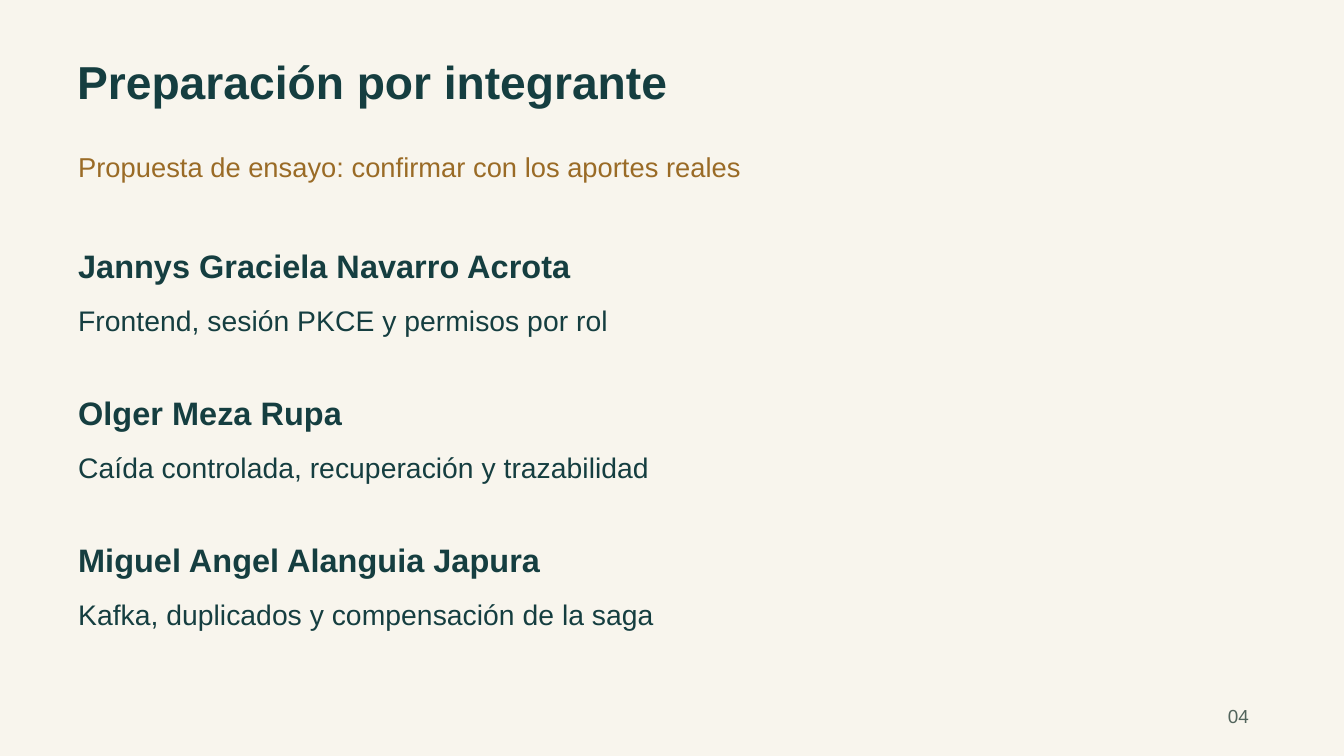
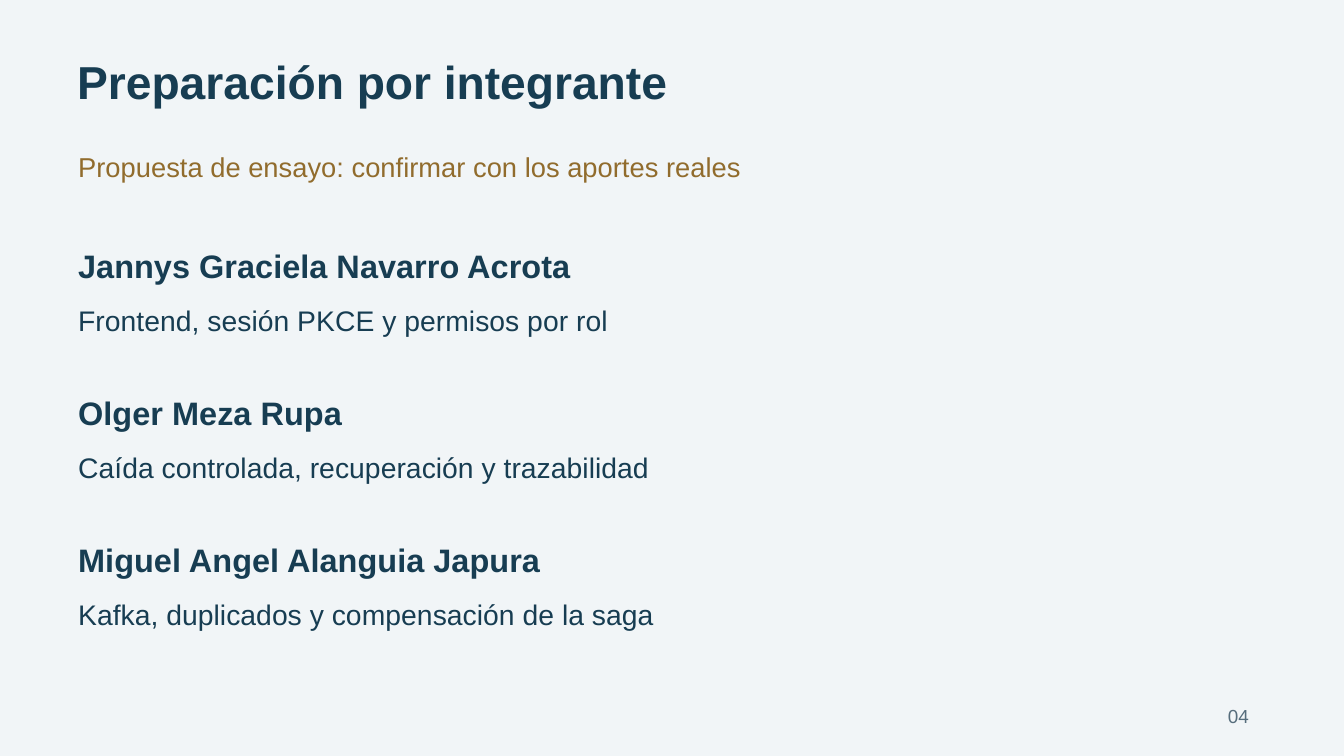
Before and after one commit to Stephmarc/CASAS-distribuidas, a slide deck: slide 4 of Mkdocs/docs/assets/CASAS-Sustentacion-Unidad2-Final.pptx. Drawn at 1344x756 pixels with LibreOffice and Linux fonts; fonts in the diff are those of the drawing. Boxes give left, top, right and bottom in pixels: in the first picture for what was removed or moved away, otherwise in the second. Text is boxed around its words. In the diff, an @@ line names an element or a change of style, - is before the commit and + after.

```diff
--- a/Mkdocs/docs/assets/CASAS-Sustentacion-Unidad2-Final.pptx
+++ b/Mkdocs/docs/assets/CASAS-Sustentacion-Unidad2-Final.pptx
@@ background #F8F5ED to #F1F5F7 @@
@@ text colour #153E40 to #173D52 in 7 elements at (77, 65, 667, 109), (78, 254, 570, 285), (78, 310, 607, 337), (78, 401, 342, 432), (78, 457, 649, 484), (78, 548, 540, 579), (78, 604, 653, 631) @@
@@ text "04" at (1228, 710, 1249, 723): text colour #52645C to #566D7C @@
```
Also in this commit, not shown: 11 other slides changed, 1 other file.
